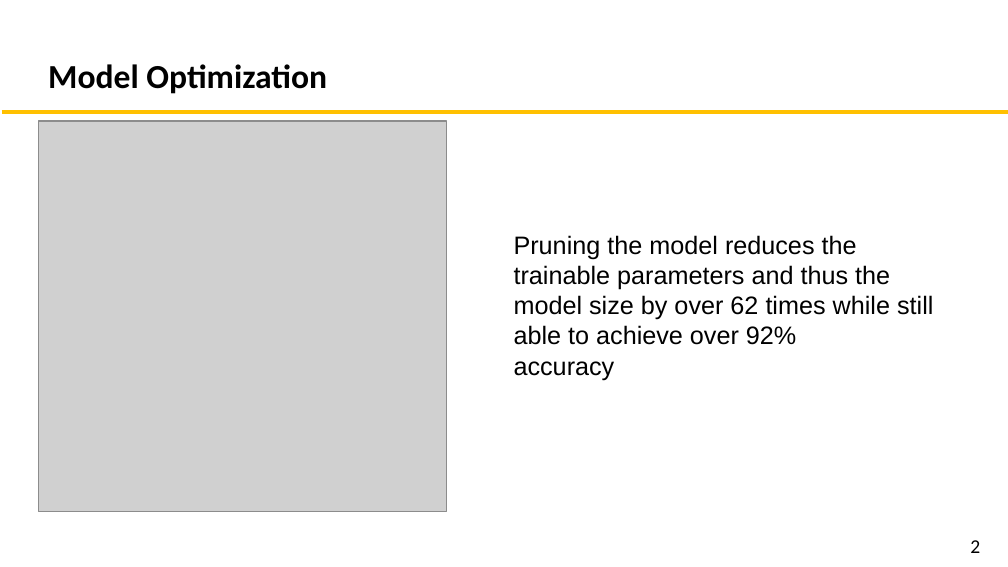
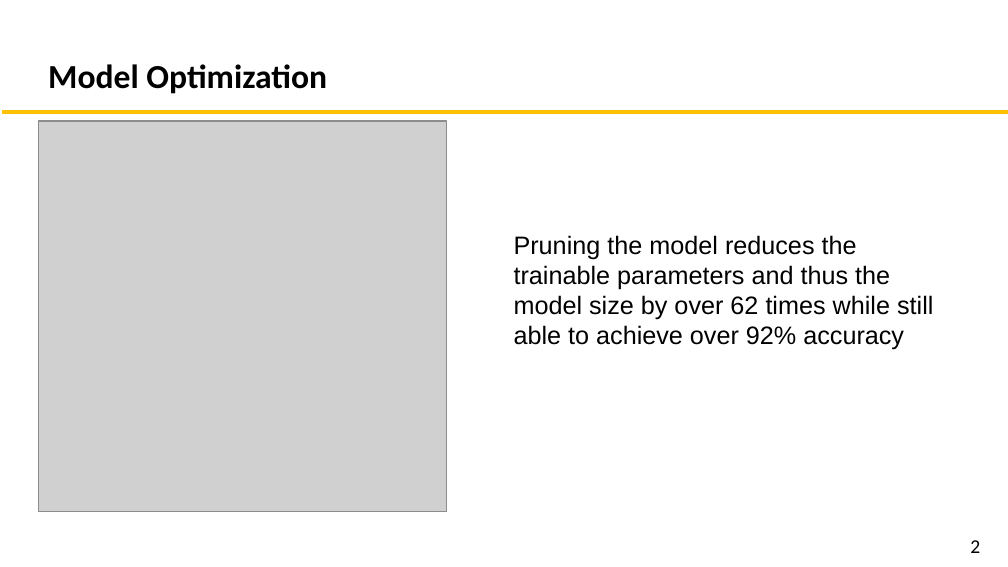
Before and after one commit to chowned/Audio-recognition-for-IOT, a slide deck: slide 8 of Project_Submission/Presentation.pptx. Drawn at 1008x567 pixels with LibreOffice and Linux fonts; fonts in the diff are those of the drawing; grey boxes stand for pictures. Boxes give left, top, right and bottom in pixels: in the first picture for what was removed or moved away, otherwise in the second. Text is boxed around its words. In the diff, an @@ line names an element or a change of style, - is before the commit and + after.

Commit message:
ppt changed

```diff
--- a/Project_Submission/Presentation.pptx
+++ b/Project_Submission/Presentation.pptx
@@ text at (x1=514, y1=235, x2=933, y2=350): text changed @@
-Pruning the model reduces the trainable parameters and thus the model size by over 62 times while still able to achieve over 92%
-accuracy
+Pruning the model reduces the trainable parameters and thus the model size by over 62 times while still able to achieve over 92% accuracy
```
